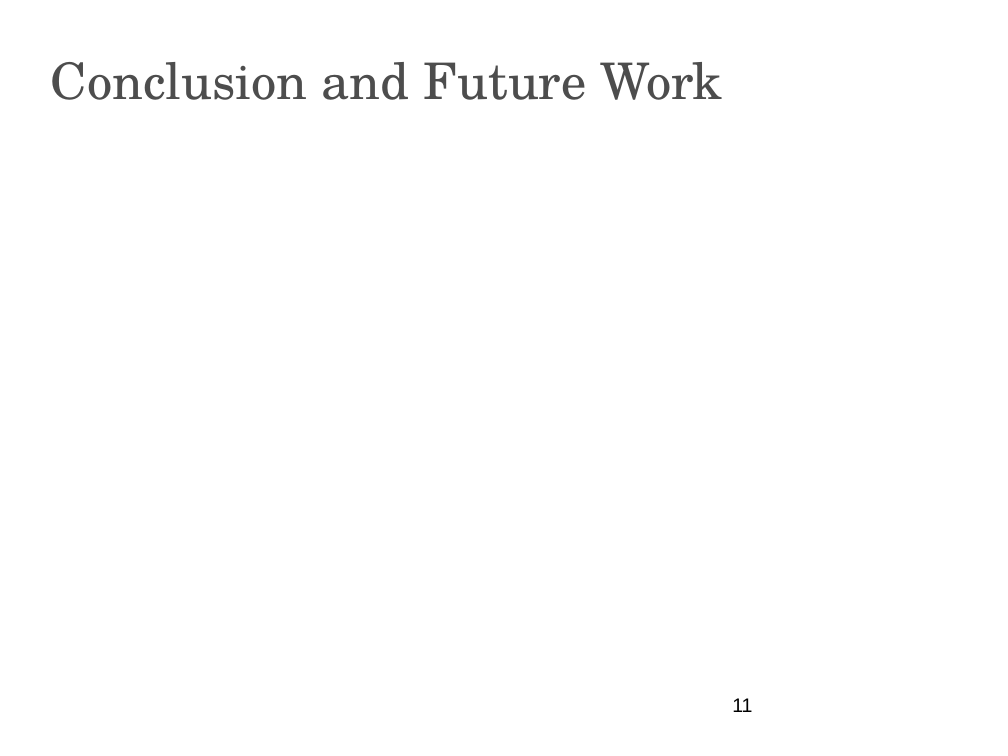
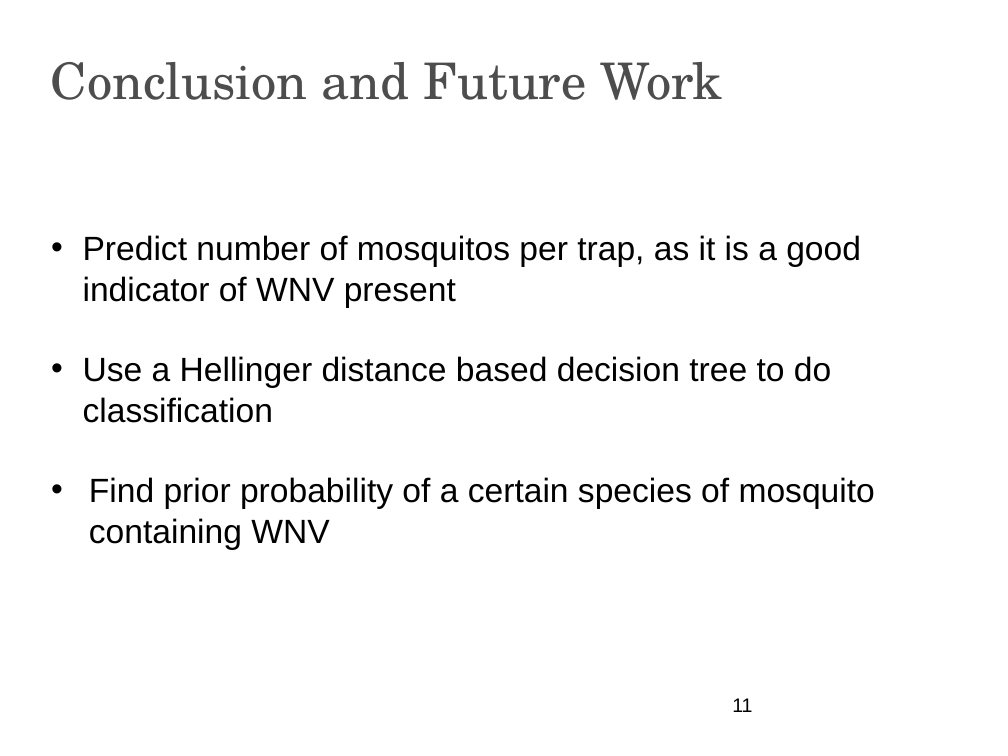
Before and after one commit to apnorton/ml-project, a slide deck: slide 11 of presentation/cs6316-PresentationTemplate.pptx. Drawn at 1008x756 pixels with LibreOffice and Linux fonts; fonts in the diff are those of the drawing; background and template pictures are left out. Boxes give left, top, right and bottom in pixels: in the first picture for what was removed or moved away, otherwise in the second. Text is boxed around its words. In the diff, an @@ line names an element or a change of style, - is before the commit and + after.

```diff
--- a/presentation/cs6316-PresentationTemplate.pptx
+++ b/presentation/cs6316-PresentationTemplate.pptx
@@ text added at [83, 235, 875, 550], 24 pt, text #000000 @@
+• Predict number of mosquitos per trap, as it is a good indicator of WNV present
+• Use a Hellinger distance based decision tree to do classification
+• Find prior probability of a certain species of mosquito containing WNV
```
Also in this commit, not shown: 5 other slides changed, 6 slides added, 6 slides removed, 1 other file.
